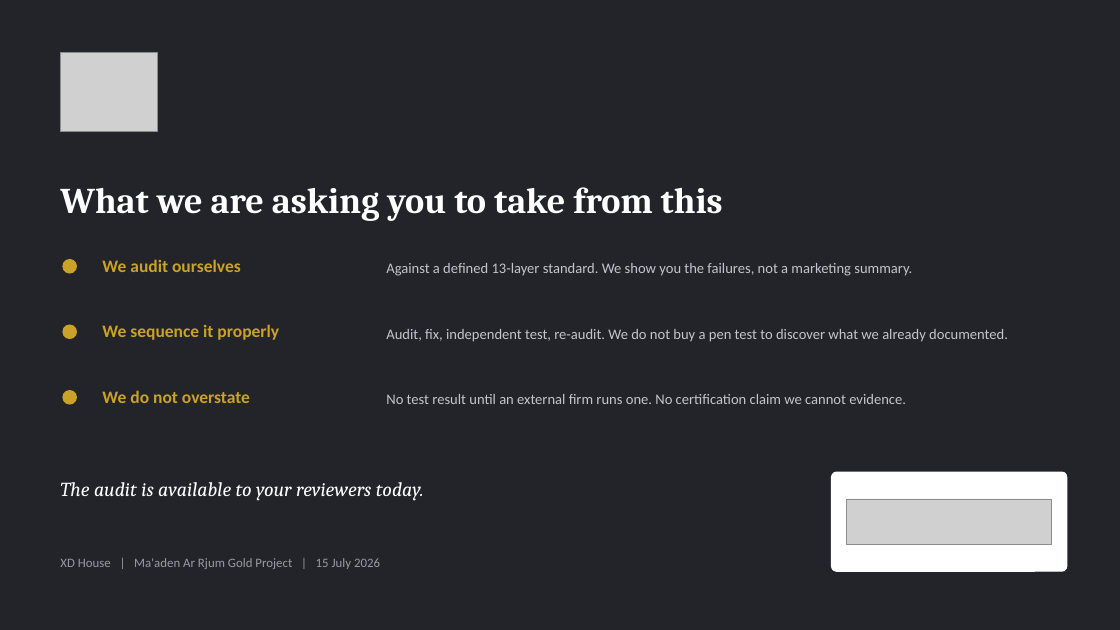
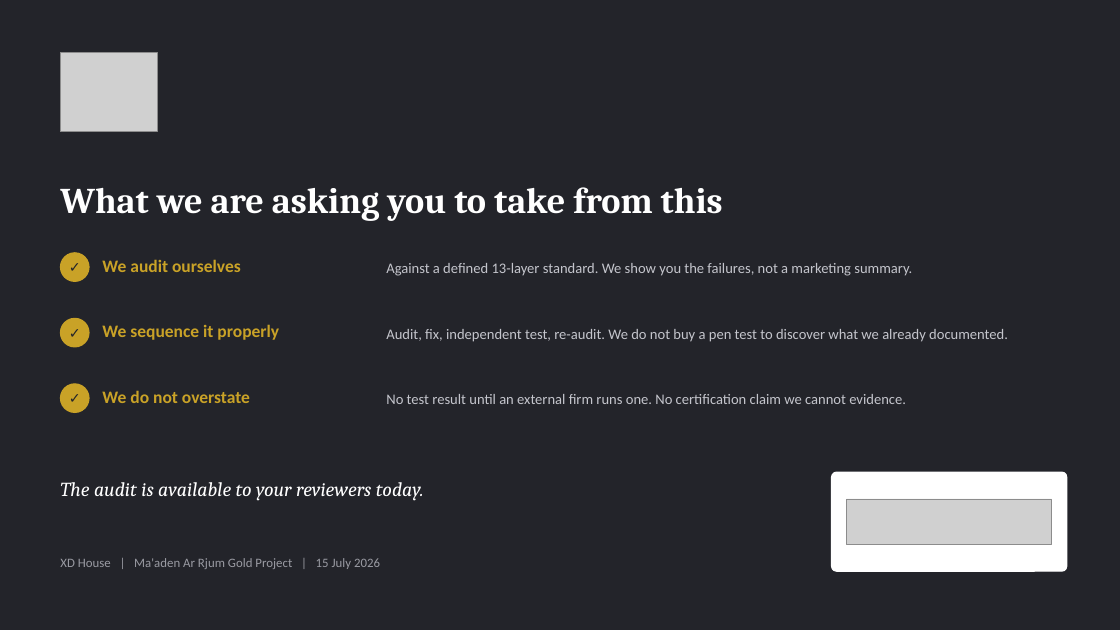
Before and after one commit to XDH-AngelBalilo/XDH_Maaden, a slide deck: slide 10 of RFQ Doc/2026.07.15 Security Pack/Maaden ARGP - Security & Assurance.pptx. Drawn at 1120x630 pixels with LibreOffice and Linux fonts; fonts in the diff are those of the drawing; grey boxes stand for pictures. Boxes give left, top, right and bottom in pixels: in the first picture for what was removed or moved away, otherwise in the second. Text is boxed around its words. In the diff, an @@ line names an element or a change of style, - is before the commit and + after.

```diff
--- a/RFQ Doc/2026.07.15 Security Pack/Maaden ARGP - Security & Assurance.pptx
+++ b/RFQ Doc/2026.07.15 Security Pack/Maaden ARGP - Security & Assurance.pptx
@@ ellipse: place and size @@
-ellipse at bbox=[63, 260, 76, 273]
+ellipse at bbox=[60, 253, 89, 281]
@@ text added at bbox=[60, 253, 89, 281], 12.2 pt, text #23242A, bold @@
+✓
@@ ellipse: place and size @@
-ellipse at bbox=[63, 325, 76, 339]
+ellipse at bbox=[60, 318, 89, 347]
@@ text added at bbox=[60, 318, 89, 347], 12.2 pt, text #23242A, bold @@
+✓
@@ ellipse: place and size @@
-ellipse at bbox=[63, 391, 76, 404]
+ellipse at bbox=[60, 384, 89, 413]
@@ text added at bbox=[60, 384, 89, 413], 12.2 pt, text #23242A, bold @@
+✓
```
Also in this commit, not shown: 2 other slides changed.
